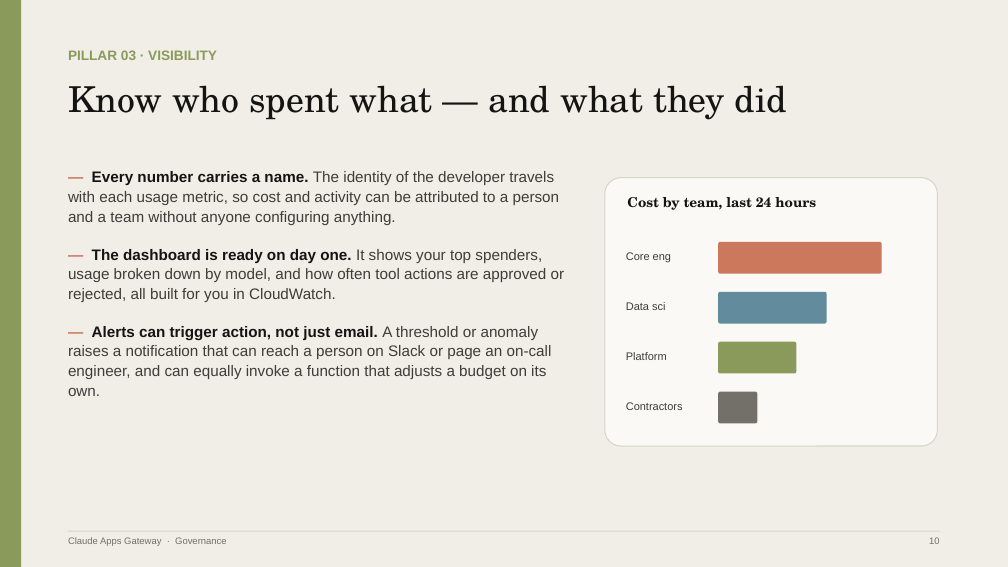
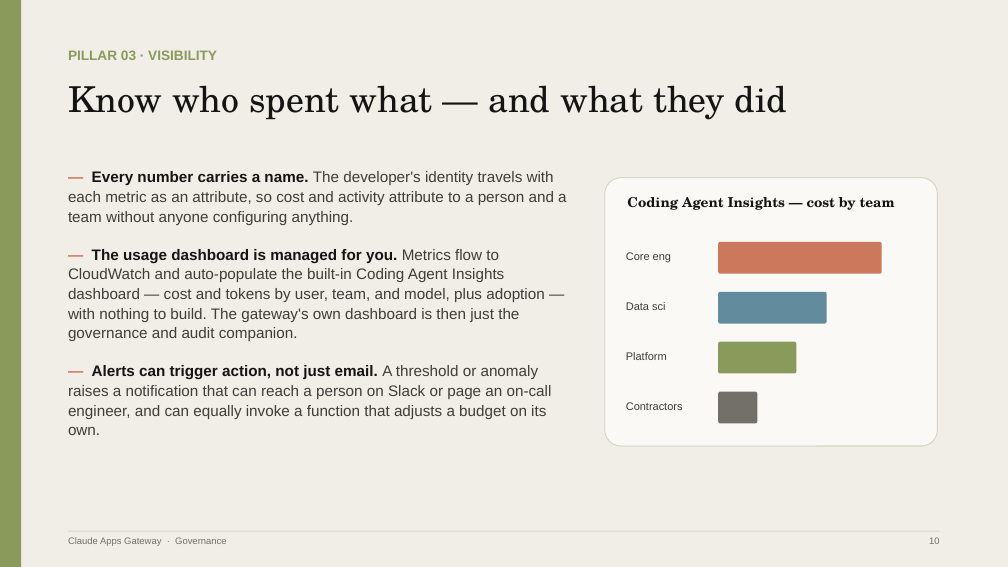
Before and after one commit to jiem-ying/claude-apps-gateway-aws, a slide deck: slide 10 of slides/claude-gateway-governance.pptx. Drawn at 1008x567 pixels with LibreOffice and Linux fonts; fonts in the diff are those of the drawing. Boxes give left, top, right and bottom in pixels: in the first picture for what was removed or moved away, otherwise in the second. Text is boxed around its words. In the diff, an @@ line names an element or a change of style, - is before the commit and + after.

```diff
--- a/slides/claude-gateway-governance.pptx
+++ b/slides/claude-gateway-governance.pptx
@@ text at (x1=68, y1=171, x2=566, y2=341): text changed @@
-— Every number carries a name. The identity of the developer travels with each usage metric, so cost and activity can be attributed to a person and a team without anyone configuring anything.
-— The dashboard is ready on day one. It shows your top spenders, usage broken down by model, and how often tool actions are approved or rejected, all built for you in CloudWatch.
+— Every number carries a name. The developer's identity travels with each metric as an attribute, so cost and activity attribute to a person and a team without anyone configuring anything.
+— The usage dashboard is managed for you. Metrics flow to CloudWatch and auto-populate the built-in Coding Agent Insights dashboard — cost and tokens by user, team, and model, plus adoption — with nothing to build. The gateway's own dashboard is then just the governance and audit companion.
@@ text at (x1=627, y1=197, x2=895, y2=210): text changed @@
-Cost by team, last 24 hours
+Coding Agent Insights — cost by team
```
Also in this commit, not shown: 3 other slides changed, 12 other files.
